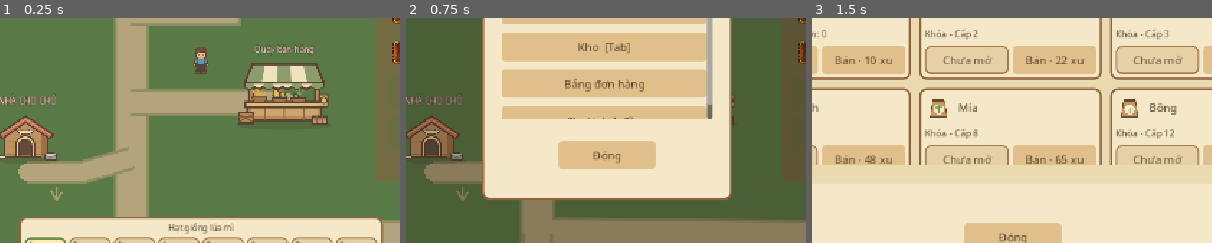
Above: before the commit, frames 1-3 (left to right).
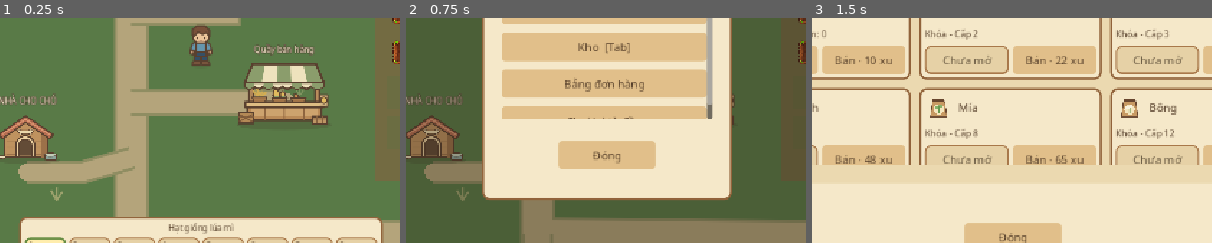
Above: after the commit, the same moments.

Repository: Vanthang19130201/game-nong
Game: Godot game, scene res://main.tscn
Same seed, same stepped clock (60 frames per second), same inputs: the game is played once before the commit and once after it. This scene is started directly instead of the project's main scene.
Inputs:
- Up to frame 1 (0.25 s): no input
- Up to frame 2 (0.75 s): click "≡" at 0.5 s
- Up to frame 3 (1.5 s): click "Cửa hàng & Xây dựng [P]" at 1.25 s
The pictures show only the part of the screen within x 25-75%, y 39-89%; the shares and areas given below are measured in that part.

The runs differ from the first frame. In frame 1, 0.9% of the frame differs, in the area x 47-54%, y 3-25%; in frame 2, nothing differs; in frame 3, nothing differs.

Commit message:
push new code

Diff:
--- a/character_visual.gd
+++ b/character_visual.gd
@@ -3,7 +3,7 @@
 @export var fallback_paths: Array[NodePath] = []
 @export var presentation_enabled: bool = true
 @export var use_selected_character: bool = false
-@export var character_height: float = 48.0
+@export_range(1.0, 256.0, 1.0, "or_greater") var target_character_height: float = 72.0
 var facing: String = "down"
 
 func _ready() -> void:
@@ -13,12 +13,38 @@
 
 func refresh_character() -> void:
 	sprite_frames = preload("res://character_data.gd").frames_for(SaveManager.selected_character_id)
-	if sprite_frames != null and sprite_frames.has_animation("idle_down") and sprite_frames.get_frame_count("idle_down") > 0:
-		var texture := sprite_frames.get_frame_texture("idle_down", 0)
+	refresh_character_size()
+	play("idle_" + facing)
+
+func refresh_character_size() -> void:
+	# Presentation only: fit once after loading/changing a character, never per frame.
+	if sprite_frames == null or not sprite_frames.has_animation("idle_down"):
+		return
+	if not is_finite(target_character_height) or target_character_height <= 0.0:
+		return
+	var texture: Texture2D = null
+	for index in range(sprite_frames.get_frame_count("idle_down")):
+		texture = sprite_frames.get_frame_texture("idle_down", index)
 		if texture != null and texture.get_height() > 0:
-			scale = Vector2.ONE * character_height / texture.get_height()
-			offset = Vector2(0, -texture.get_height() * 0.5 + 12.0 / scale.y)
-	play("idle_" + facing)
+			break
+	if texture == null or texture.get_height() <= 0:
+		return
+	var source_height: float = float(texture.get_height())
+	var factor: float = target_character_height / source_height
+	scale = Vector2(factor, factor)
+	# Pin the bottom of the visible artwork (including its ground shadow) to
+	# the existing collision center. Texture padding must not make feet float.
+	var ground_y: float = 0.0
+	var collision := get_parent().get_node_or_null("CollisionShape2D")
+	if collision is CollisionShape2D:
+		ground_y = collision.position.y
+	var bottom: float = source_height
+	var frame_image: Image = texture.get_image()
+	if frame_image != null:
+		var used: Rect2i = frame_image.get_used_rect()
+		if used.has_area():
+			bottom = float(used.end.y)
+	offset = Vector2(0, source_height * 0.5 - bottom + (ground_y - position.y) / factor)
 
 func _process(_delta: float) -> void:
 	var moving: bool = false
--- a/main.tscn
+++ b/main.tscn
@@ -34,7 +34,7 @@
 size = Vector2(150, 64)
 
 [sub_resource type="RectangleShape2D" id="RectangleShape2D_6rjdj"]
-size = Vector2(29, 26)
+size = Vector2(28, 50)
 
 [sub_resource type="RectangleShape2D" id="RiverUpperShape"]
 size = Vector2(140, 790)
@@ -209,12 +209,11 @@
 script = ExtResource("96_camera")
 
 [node name="Icon" type="Sprite2D" parent="Player" unique_id=1308617484]
-position = Vector2(-1.0000162, 7.6293945e-06)
+position = Vector2(-1.5258789e-05, -0.9999924)
 scale = Vector2(1, 0.908)
 texture = ExtResource("102_fallback")
 
 [node name="CollisionShape2D" type="CollisionShape2D" parent="Player" unique_id=1192634142]
-position = Vector2(-0.5, 1)
 shape = SubResource("RectangleShape2D_6rjdj")
 
 [node name="AnimatedSprite2D" type="AnimatedSprite2D" parent="Player" unique_id=410885356]
--- /dev/null
+++ b/tests/character_size_test.gd
@@ -0,0 +1,178 @@
+extends SceneTree
+
+const Data = preload("res://character_data.gd")
+var manager: Node
+var farm: Node2D
+var player: CharacterBody2D
+var sprite: AnimatedSprite2D
+
+func _initialize() -> void:
+	call_deferred("run_checks")
+
+func check(ok: bool, message: String) -> void:
+	if not ok:
+		push_error("TEST FAILED: " + message)
+		quit(1)
+		assert(ok, message)
+
+func settle() -> void:
+	await process_frame
+	await process_frame
+
+func bind_farm() -> void:
+	farm = current_scene
+	player = farm.get_node("Player")
+	sprite = player.get_node("AnimatedSprite2D")
+
+func assert_height(height: float) -> void:
+	var texture: Texture2D = sprite.sprite_frames.get_frame_texture("idle_down", 0)
+	check(is_equal_approx(texture.get_height() * sprite.scale.y, height), "display height matches target " + str(height))
+	check(is_equal_approx(sprite.scale.x, sprite.scale.y), "aspect ratio preserved")
+	check(player.scale == Vector2.ONE, "player root stays unscaled")
+	var used := texture.get_image().get_used_rect()
+	var visible_bottom: float = sprite.position.y + (sprite.offset.y + used.end.y - texture.get_height() * 0.5) * sprite.scale.y
+	check(is_equal_approx(visible_bottom, player.get_node("CollisionShape2D").position.y), "visible feet/shadow anchored to unchanged collision center")
+
+func wait_farm() -> void:
+	for index in range(40):
+		await process_frame
+		if is_instance_valid(current_scene) and current_scene.name == "Main":
+			bind_farm()
+			return
+	check(false, "transition to farm")
+
+func capture(height: float) -> void:
+	if not "--capture" in OS.get_cmdline_user_args():
+		return
+	var camera = player.get_node("Camera2D")
+	camera.target_zoom = 1.0
+	camera.zoom = Vector2.ONE
+	camera.begin_pan()
+	camera.end_pan()
+	camera.pan_center = player.global_position
+	await create_timer(0.12).timeout
+	await RenderingServer.frame_post_draw
+	var image := root.get_texture().get_image()
+	check(image.get_size() == Vector2i(1152, 648), "size preview uses game resolution")
+	check(image.save_png("res://player-height-" + str(int(height)) + ".png") == OK, "capture size " + str(height))
+
+func run_checks() -> void:
+	await process_frame
+	manager = root.get_node("SaveManager")
+	check(manager.SAVE_PATH == "res://test-save.cfg", "isolated save only")
+	root.size = Vector2i(1152, 648)
+	root.content_scale_size = root.size
+	var stage: String = OS.get_cmdline_user_args()[0]
+	if stage == "size_core":
+		check(manager.reset_game(), "new-game fixture")
+		var menu: Control = load("res://start_menu.tscn").instantiate()
+		root.add_child(menu)
+		current_scene = menu
+		menu.show_character_select()
+		menu.selection.select_character("farmer_03")
+		menu.selection.confirm_button.pressed.emit()
+		await wait_farm()
+		check(sprite.target_character_height == 72.0, "New Game uses default Target Character Height 72")
+		assert_height(72.0)
+		var collision: CollisionShape2D = player.get_node("CollisionShape2D")
+		var original_transform := collision.transform
+		var original_shape := collision.shape
+		var original_size: Vector2 = collision.shape.size
+		var camera: Camera2D = player.get_node("Camera2D")
+		var camera_zoom := camera.zoom
+		var original_speed: float = player.speed
+		player.position = Vector2(800, 800)
+		player.set_physics_process(false)
+		var first: Dictionary = {}
+		for height in [48.0, 72.0, 100.0]:
+			sprite.target_character_height = height
+			sprite.refresh_character_size()
+			for id in Data.CHARACTERS:
+				check(manager.set_selected_character(id, false), "wardrobe refresh " + id)
+				assert_height(height)
+				var fitted := sprite.scale
+				for direction in [Vector2.DOWN, Vector2.LEFT, Vector2.UP, Vector2.RIGHT, Vector2.ZERO]:
+					player.velocity = direction * player.speed
+					sprite._process(0.0)
+					check(sprite.scale == fitted, "animation process never resets fitted scale")
+				check(collision.transform == original_transform and collision.shape == original_shape and collision.shape.size == original_size, "collision unchanged for every skin and height")
+				check(player.speed == original_speed and camera.zoom == camera_zoom, "speed and camera unchanged")
+				first[str(height)] = sprite.sprite_frames.get_frame_texture("idle_down", 0).get_height() * sprite.scale.y
+			check(manager.set_selected_character("farmer_01", false), "capture Farmer 1 consistently")
+			player.velocity = Vector2.ZERO
+			sprite.facing = "down"
+			sprite._process(0.0)
+			await capture(height)
+		check(float(first["100.0"]) / float(first["48.0"]) > 2.0, "height 100 is visibly over twice height 48")
+		# Manual scale is deliberately replaced by target height at a skin refresh.
+		sprite.scale = Vector2(99, 11)
+		sprite.refresh_character()
+		assert_height(100.0)
+		# Safely ignore missing, empty and null frame resources.
+		var real_frames := sprite.sprite_frames
+		var fitted := sprite.scale
+		sprite.sprite_frames = null
+		sprite.refresh_character_size()
+		check(sprite.scale == fitted, "null frames safe")
+		var empty := SpriteFrames.new()
+		empty.remove_animation("default")
+		empty.add_animation("idle_down")
+		sprite.sprite_frames = empty
+		sprite.refresh_character_size()
+		check(sprite.scale == fitted, "empty idle safe")
+		empty.add_frame("idle_down", null)
+		empty.add_frame("idle_down", real_frames.get_frame_texture("idle_down", 0))
+		sprite.target_character_height = 72.0
+		sprite.refresh_character_size()
+		check(is_equal_approx(sprite.scale.y * empty.get_frame_texture("idle_down", 1).get_height(), 72.0), "uses first valid idle frame")
+		sprite.sprite_frames = real_frames
+		sprite.refresh_character_size()
+		# A higher resolution replacement still fits the same world height.
+		var image := real_frames.get_frame_texture("idle_down", 0).get_image()
+		image.resize(image.get_width() * 2, image.get_height() * 2, Image.INTERPOLATE_NEAREST)
+		var high_resolution := SpriteFrames.new()
+		high_resolution.add_animation("idle_down")
+		high_resolution.add_frame("idle_down", ImageTexture.create_from_image(image))
+		sprite.sprite_frames = high_resolution
+		sprite.refresh_character_size()
+		assert_height(72.0)
+		sprite.sprite_frames = real_frames
+		sprite.refresh_character_size()
+		check(manager.reset_game(), "size fixture reset")
+		check(sprite.target_character_height == 72.0, "reset does not change scene presentation setting")
+	elif stage == "size_write":
+		check(manager.start_new_game("farmer_04"), "save skin for Continue")
+		# Change scene configuration only in the isolated project, not in save data.
+		var path := "res://main.tscn"
+		var text := FileAccess.get_file_as_string(path)
+		var backup := FileAccess.open("res://size-scene-backup.txt", FileAccess.WRITE)
+		check(backup != null, "backup isolated scene configuration")
+		backup.store_string(text)
+		backup.close()
+		text = text.replace("use_selected_character = true", "use_selected_character = true\ntarget_character_height = 100.0")
+		var file := FileAccess.open(path, FileAccess.WRITE)
+		check(file != null, "open isolated scene configuration")
+		file.store_string(text)
+		file.close()
+		check(manager.save_game(), "save selected id")
+		var data := ConfigFile.new()
+		check(data.load(manager.SAVE_PATH) == OK and not data.encode_to_text().contains("target_character_height"), "display height is not saved")
+	elif stage == "size_read":
+		check(manager.selected_character_id == "farmer_04", "saved character restored")
+		var menu: Control = load("res://start_menu.tscn").instantiate()
+		root.add_child(menu)
+		current_scene = menu
+		menu.continue_button.pressed.emit()
+		await wait_farm()
+		check(sprite.target_character_height == 100.0, "Continue retains configured scene height instead of resetting to a saved value")
+		assert_height(100.0)
+		check(manager.set_selected_character("farmer_01"), "switch selected appearance after Continue")
+		assert_height(100.0)
+		check(manager.reset_game(), "read cleanup")
+		assert_height(100.0)
+		var scene_file := FileAccess.open("res://main.tscn", FileAccess.WRITE)
+		check(scene_file != null, "restore isolated scene configuration")
+		scene_file.store_string(FileAccess.get_file_as_string("res://size-scene-backup.txt"))
+		scene_file.close()
+	print("PASS: " + stage)
+	quit()
Not shown, added: tests/character_size_test.gd.uid
Not shown, changed: CHARACTER_SELECTION.md
Not shown, changed: tests/run_core_stability.ps1
